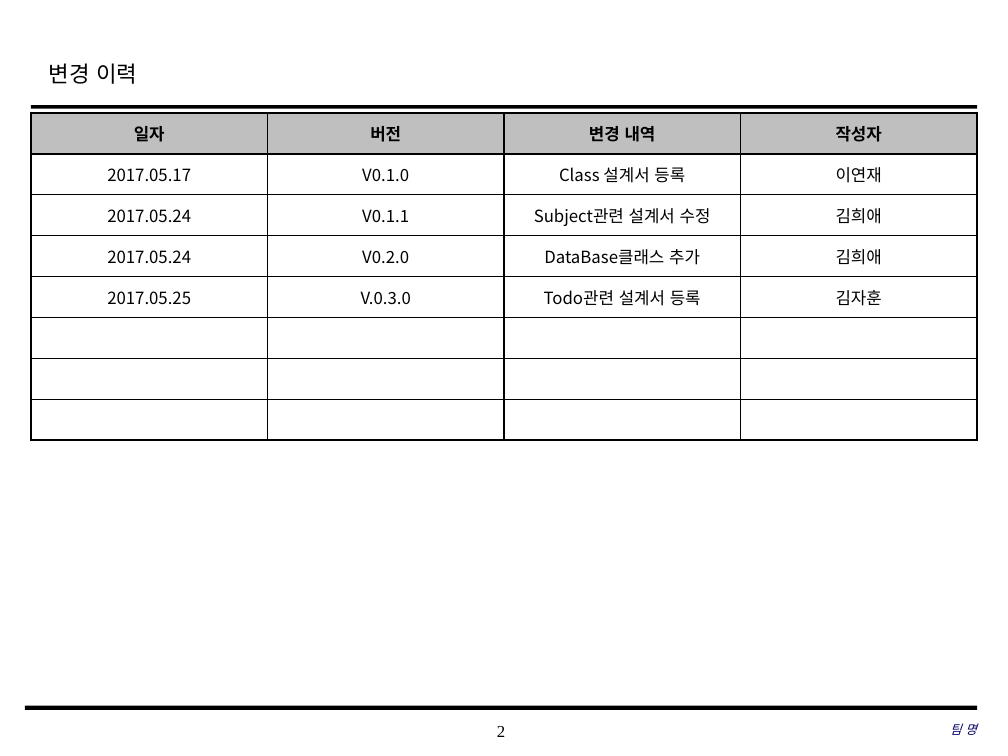
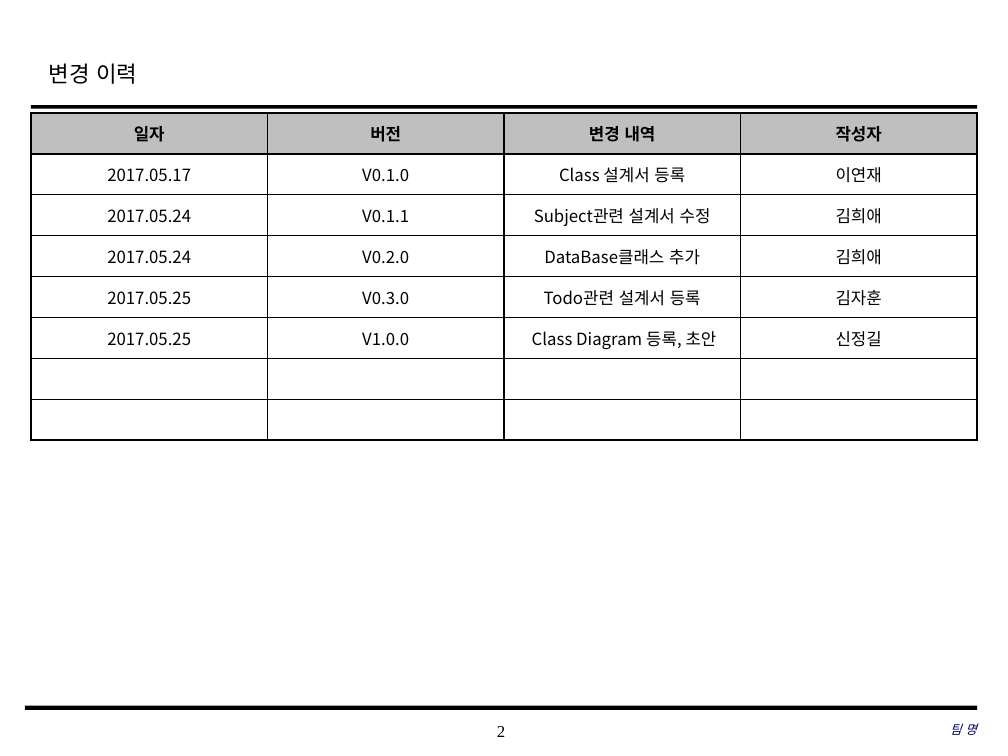
Before and after one commit to SE-admin/7, a slide deck: slide 2 of doc/3_ 설계서/Class Design.pptx. Drawn at 1008x756 pixels with LibreOffice and Linux fonts; fonts in the diff are those of the drawing; background and template pictures are left out. Boxes give left, top, right and bottom in pixels: in the first picture for what was removed or moved away, otherwise in the second. Text is boxed around its words. In the diff, an @@ line names an element or a change of style, - is before the commit and + after.

Commit message:
Class Design | doc | Class Diagram 추가, 초안 작성

```diff
--- a/doc/3_ 설계서/Class Design.pptx
+++ b/doc/3_ 설계서/Class Design.pptx
@@ table at [31,113,979,439] @@
-row 5: 2017.05.25 | V.0.3.0 | Todo관련 설계서 등록 | 김자훈
+row 5: 2017.05.25 | V0.3.0 | Todo관련 설계서 등록 | 김자훈
+row 6: 2017.05.25 | V1.0.0 | Class Diagram 등록, 초안 | 신정길
-row 8:  |  |  | 
```
Also in this commit, not shown: 11 other slides changed, 1 slide added, 1 slide removed.
